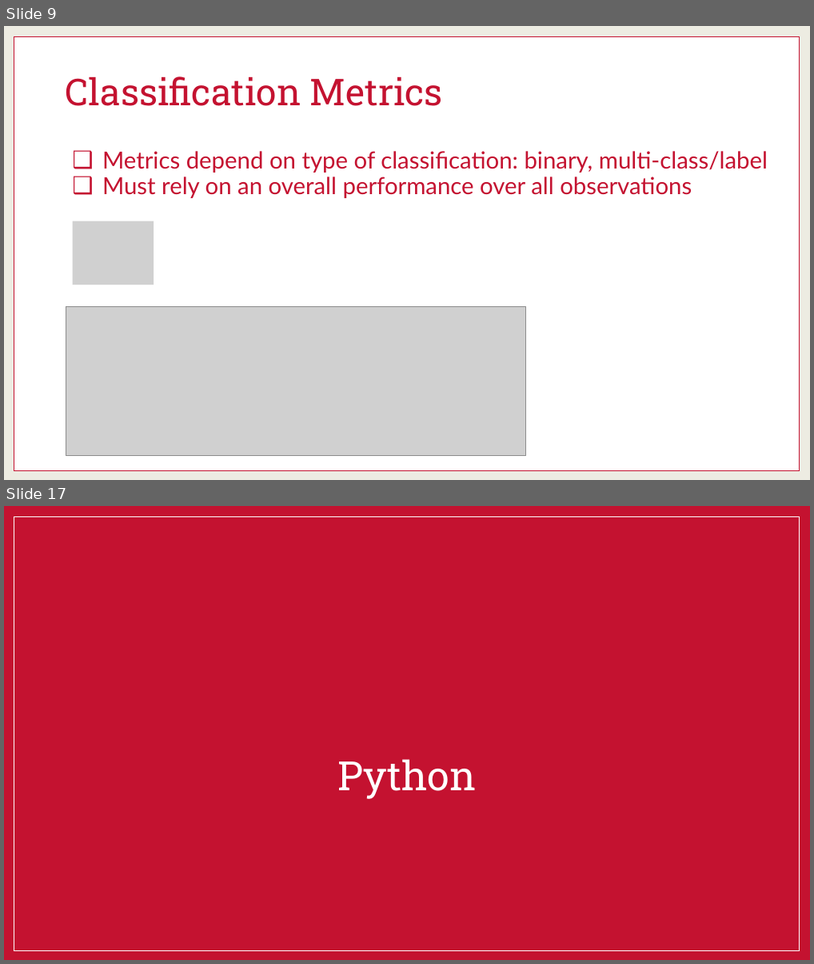
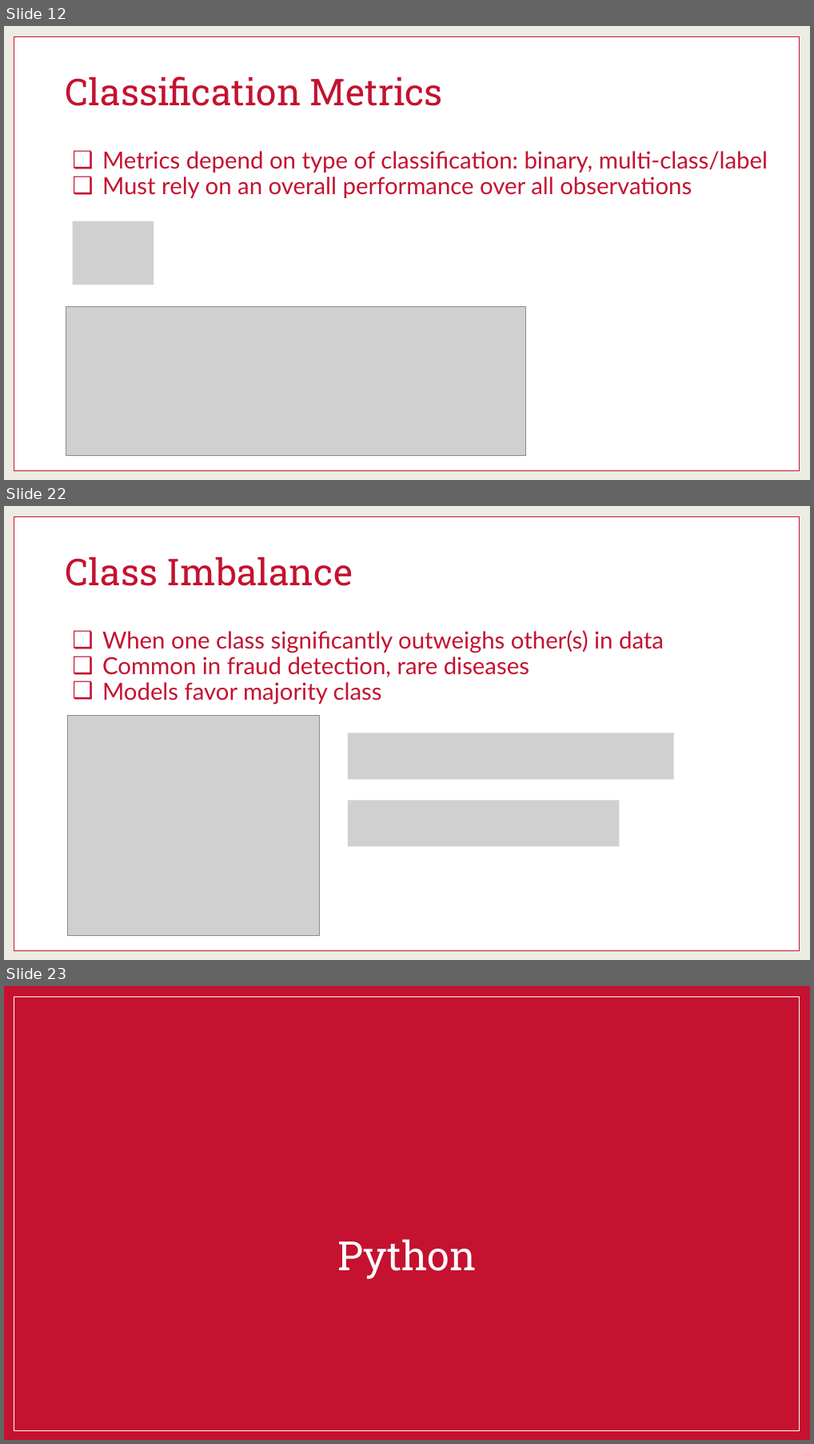
Before and after one commit to martinwg/ISA591, a slide deck: PPT/Module 4 - Model Performance for Classification.pptx. Shown one above the other, each under a label of ours: slides 9 and 17 before the commit, slides 12, 22 and 23 after it; the slides between them are not shown. The pictures are 814x964 and 814x1444 pixels, drawn with LibreOffice and Linux fonts; fonts in the diff are those of the drawing; grey boxes stand for pictures; background and template pictures are left out. Boxes give left, top, right and bottom in pixels: in the first picture for what was removed or moved away, otherwise in the second. Text is boxed around its words. In the diff, an @@ line names an element or a change of style, - is before the commit and + after.

```diff
--- a/PPT/Module 4 - Model Performance for Classification.pptx
+++ b/PPT/Module 4 - Model Performance for Classification.pptx
@@ slide 22 added at [4,506,810,960], background #EDECE2; not listed: 1 template element that a slide beside it also shows @@
@@ title added at [66,556,353,586], 44 pt, text #C41230 @@
+Class Imbalance
@@ text added at [102,630,664,704], 28 pt, text #C41230 @@
+❑ When one class significantly outweighs other(s) in data
+❑ Common in fraud detection, rare diseases
+❑ Models favor majority class
@@ picture added at [67,716,319,936] @@
@@ picture added at [348,733,674,780] @@
@@ picture added at [348,800,620,847] @@
@@ what was slide 9 is now slide 12 @@
@@ what was slide 17 is now slide 23 @@
```
Also in this commit, not shown: 9 slides changed, 6 other slides added, 1 slide removed.
